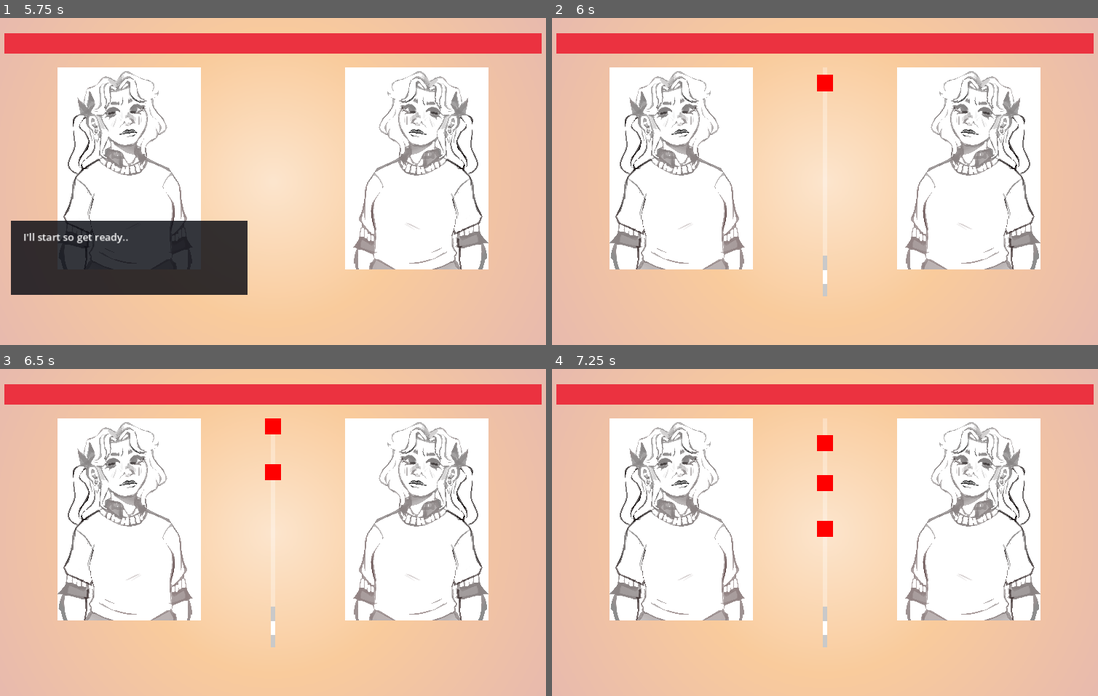
Above: before the commit, frames 1-4 (two rows, left to right).
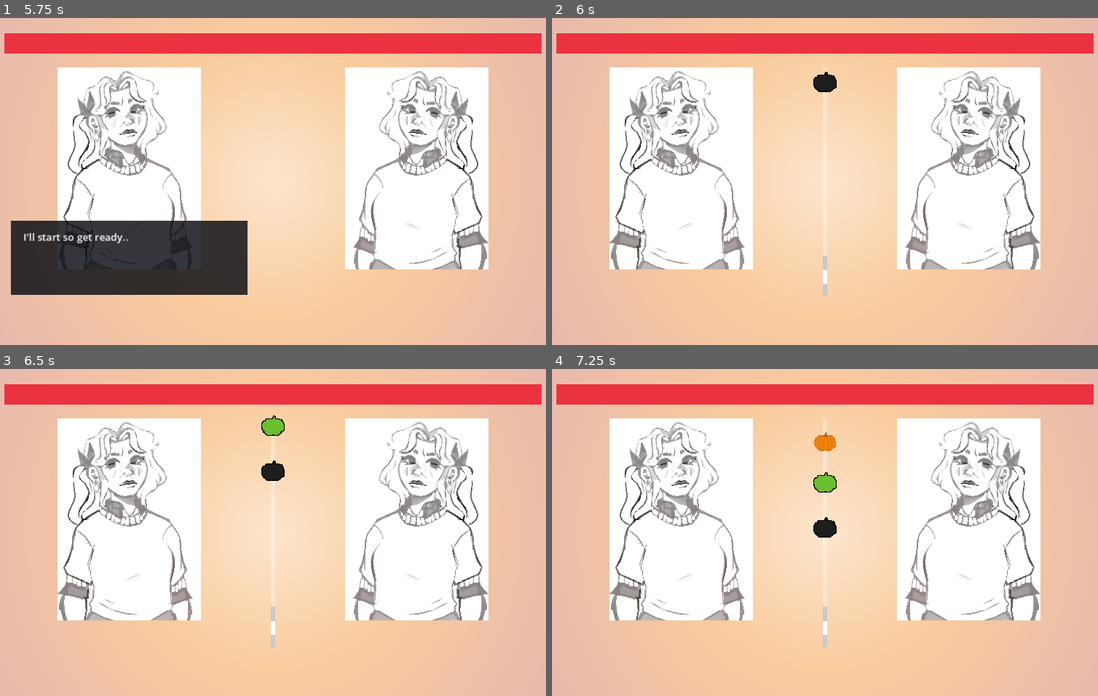
Above: after the commit, the same moments.

Repository: TheBeeseChurger/WhichWitch
Game: Godot game, scene res://Scenes/rhythm_game_screen.tscn
Two runs of this game, one before a commit and one after it. Both use one fixed random seed, a clock stepped at 60 frames per second and the inputs below. Sound files missing from this copy of the repository are replaced by a short silence.
Inputs:
- Up to frame 1 (5.75 s): tap Space (rhythm_press) at 0.6, 1.35, 2, 2.1, 2.85, 3.5, 3.6, 4.35, 5, 5.1 s; tap Enter at 1.25, 2.75, 4.25 s
- Up to frame 2 (6 s): tap Space (rhythm_press) at 5.85 s
- Up to frame 3 (6.5 s): no input
- Up to frame 4 (7.25 s): tap Space (rhythm_press) at 6.6 s

Frame 1 is identical in both runs. In frame 2, 0.2% of the frame differs, in the area x 47-53%, y 16-23%; in frame 3, 0.4%; in frame 4, 0.6%, in the area x 47-53%, y 19-52%.

Commit message:
Character specific note sprites

Diff:
--- a/Levels/nightcore.tres
+++ b/Levels/nightcore.tres
@@ -1,8 +1,9 @@
-[gd_resource type="Resource" script_class="Level" load_steps=4 format=3 uid="uid://bcj2nxhmla31t"]
+[gd_resource type="Resource" script_class="Level" load_steps=5 format=3 uid="uid://bcj2nxhmla31t"]
 
 [ext_resource type="Texture2D" uid="uid://db2ej6pon4xh5" path="res://Sprites/Lvl 1 Background.png" id="1_ektux"]
 [ext_resource type="Resource" uid="uid://n1sw5uh8ucwk" path="res://DynamicAudio/music-lvl-1.tres" id="1_xclto"]
 [ext_resource type="Script" path="res://Scripts/level.gd" id="1_xd3v5"]
+[ext_resource type="Texture2D" uid="uid://b4l75ixqp7660" path="res://Sprites/PumpkinNote1.png" id="3_y0p8t"]
 
 [resource]
 script = ExtResource("1_xd3v5")
@@ -14,3 +15,4 @@
 dialogue_name = "nightcore_character"
 dynamic_music = ExtResource("1_xclto")
 background_texture = ExtResource("1_ektux")
+note_textures = Array[Texture2D]([ExtResource("3_y0p8t")])
--- a/Levels/tutorial.tres
+++ b/Levels/tutorial.tres
@@ -1,9 +1,12 @@
-[gd_resource type="Resource" script_class="Level" load_steps=5 format=3 uid="uid://dvocg8glldoo7"]
+[gd_resource type="Resource" script_class="Level" load_steps=8 format=3 uid="uid://dvocg8glldoo7"]
 
 [ext_resource type="Resource" uid="uid://chghd2hydv51e" path="res://DynamicAudio/tutorial-music.tres" id="1_nugtv"]
 [ext_resource type="Script" path="res://Scripts/level.gd" id="1_omq3d"]
 [ext_resource type="Texture2D" uid="uid://bsd2pjvg1s1my" path="res://Sprites/Tutorial Background V1.png" id="1_rg0r3"]
 [ext_resource type="Resource" uid="uid://bcj2nxhmla31t" path="res://Levels/nightcore.tres" id="2_qvc3k"]
+[ext_resource type="Texture2D" uid="uid://b4l75ixqp7660" path="res://Sprites/PumpkinNote1.png" id="4_yfq6i"]
+[ext_resource type="Texture2D" uid="uid://4cr46tyg3vhq" path="res://Sprites/PumpkinNote2.png" id="5_21beh"]
+[ext_resource type="Texture2D" uid="uid://dr4xpua05ut5j" path="res://Sprites/PumpkinNote.png" id="6_f8l77"]
 
 [resource]
 script = ExtResource("1_omq3d")
@@ -16,3 +19,4 @@
 dialogue_name = "tutorial_character"
 dynamic_music = ExtResource("1_nugtv")
 background_texture = ExtResource("1_rg0r3")
+note_textures = Array[Texture2D]([ExtResource("4_yfq6i"), ExtResource("5_21beh"), ExtResource("6_f8l77")])
--- a/Scenes/UI/rhythm_note.tscn
+++ b/Scenes/UI/rhythm_note.tscn
@@ -1,12 +1,8 @@
-[gd_scene load_steps=3 format=3 uid="uid://bdv03821t1fbq"]
+[gd_scene load_steps=2 format=3 uid="uid://bdv03821t1fbq"]
 
-[sub_resource type="Gradient" id="Gradient_kte52"]
-colors = PackedColorArray(1, 0, 0, 1, 1, 0, 0, 1)
-
-[sub_resource type="GradientTexture1D" id="GradientTexture1D_jr1pg"]
-gradient = SubResource("Gradient_kte52")
-width = 32
+[ext_resource type="Texture2D" uid="uid://dr4xpua05ut5j" path="res://Sprites/PumpkinNote.png" id="1_ka1q1"]
 
 [node name="RhythmNote" type="Sprite2D"]
-scale = Vector2(1, 32)
-texture = SubResource("GradientTexture1D_jr1pg")
+texture_filter = 1
+scale = Vector2(1.5, 1.5)
+texture = ExtResource("1_ka1q1")
--- a/Scripts/level.gd
+++ b/Scripts/level.gd
@@ -17,3 +17,5 @@
 @export var dynamic_music: DynamicMusic
 
 @export var background_texture: Texture2D
+
+@export var note_textures: Array[Texture2D]
--- a/Scripts/rhythm.gd
+++ b/Scripts/rhythm.gd
@@ -121,7 +121,10 @@
 		popup.queue_free()
 
 func spawn_note():
-	var note: Node2D = note_scene.instantiate()
+	var note: Sprite2D = note_scene.instantiate()
 	note.global_position = note_spawn_point.global_position
+	var note_textures = game_screen.level.note_textures
+	if note_textures and len(note_textures) > 0:
+		note.texture = note_textures[randi_range(0, len(note_textures)-1)]
 	notes_parent.add_child(note)
 	print("spawned note at ", note.global_position)
